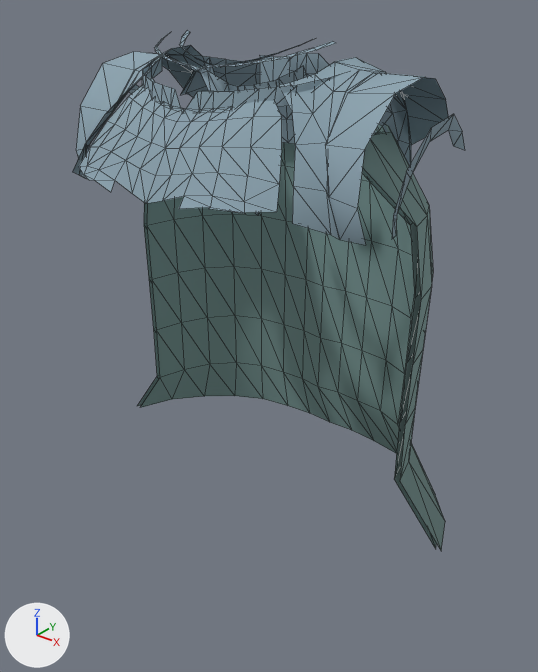
One commit to the glTF model assets/models/outfits/wear/kelp_mantle_peasant_female.gltf: the scene before it, then after it.
Both versions are drawn from a camera (50 mm lens) standing at (0.458, -0.5, 1.584) and looking at (0.001, 0.072, 1.229). The axes (+X, +Y, +Z) are drawn at lower left. The lights are the same throughout. The older version comes first. Mesh edges are drawn as thin lines. Vertices at exactly the same position are counted once.

The first picture shows 'kelp_mantle_peasant_female'.
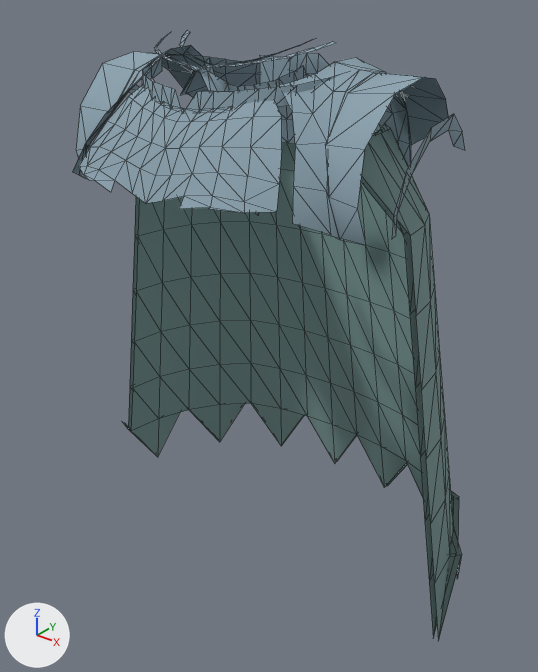
What the commit changed:
me_kelp_mantle_peasant_female is used by ob_kelp_mantle_peasant_female; location (0.0, 0.0, 0.0).
me_kelp_mantle_peasant_female had 613 vertices, 825 faces and spanned x -0.227..0.227, y -0.093..0.208, z 1.055..1.536.
me_kelp_mantle_peasant_female now has 659 vertices, 909 faces and spans x -0.243..0.243, y -0.093..0.256, z 0.952..1.536.
me_kelp_mantle_peasant_female part 1: the loose piece of 105 vertices spanning x -0.227..0.227, y 0.055..0.208, z 1.055..1.455 is rebuilt with 128 vertices and now spans x -0.237..0.237, y 0.049..0.25, z 0.952..1.455.
me_kelp_mantle_peasant_female part 2: the loose piece of 105 vertices spanning x -0.221..0.221, y 0.054..0.202, z 1.055..1.455 is rebuilt with 128 vertices and now spans x -0.243..0.243, y 0.049..0.256, z 0.952..1.455.

Changed parts and their boxes (x1, y1, x2, y2) in the pictures (538 x 672 px):
'kelp_mantle_peasant_female', reshaped (17% taller)
    before: (72, 30, 465, 550)
    after: (72, 30, 465, 641)
part 1 of me_kelp_mantle_peasant_female, rebuilt (mostly hidden before)
    before: (137, 124, 445, 550)
    after: (127, 124, 456, 638)
part 2 of me_kelp_mantle_peasant_female, rebuilt (14% wider, 22% taller)
    before: (140, 124, 436, 549)
    after: (124, 124, 462, 641)
